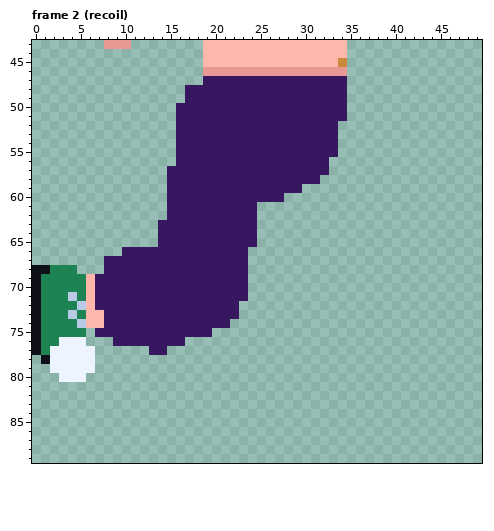
File history of a pixel-art file, Assets/Sprites/Personajes/personajePrincipal.aseprite. The picture above was drawn from the file before the commit.
50x90 pixels, 9 frames. Colours within 5 levels of each other are drawn and written as one. Shown: frame 2 (recoil): x 0..49, y 43..89. The commit also changed other frames or places, which this record leaves out.
Once edited:
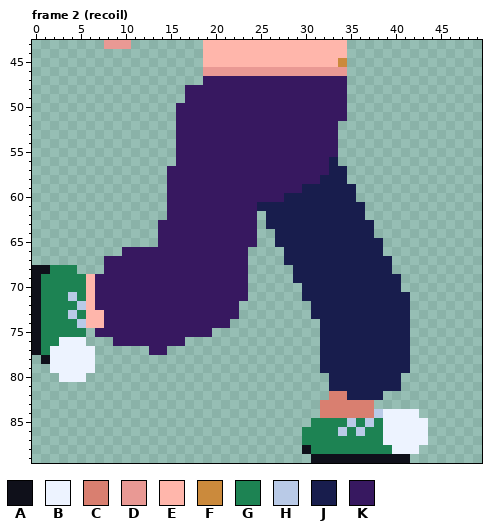
Palette (. is transparent): A #0f101a  B #edf3ff  C #d97f70  D #e99994  E #ffb6ab  F #cb8a3c  G #1d8353  H #b9cae7  J #181d4d  K #371860
Edits made:
layer "pierna detras" now shown
Frame 2 (recoil), layer "pierna detras":
y 56: x 33 . -> J
y 57: x 33..34 .. -> JJ
y 58: x 32..34 ... -> JJJ
y 59: x 30..35 ...... -> JJJJJJ
y 60: x 28..35 ........ -> JJJJJJJJ
y 61: x 25..36 ............ -> JJJJJJJJJJJJ
y 62: x 26..36 ........... -> JJJJJJJJJJJ
y 63: x 26..37 ............ -> JJJJJJJJJJJJ
y 64: x 27..37 ........... -> JJJJJJJJJJJ
y 65: x 27..38 ............ -> JJJJJJJJJJJJ
y 66: x 28..38 ........... -> JJJJJJJJJJJ
y 67: x 28..39 ............ -> JJJJJJJJJJJJ
y 68: x 29..39 ........... -> JJJJJJJJJJJ
y 69: x 29..40 ............ -> JJJJJJJJJJJJ
y 70: x 30..40 ........... -> JJJJJJJJJJJ
y 71: x 30..41 ............ -> JJJJJJJJJJJJ
y 72..73: x 31..41 ........... -> JJJJJJJJJJJ
y 74..79: x 32..41 .......... -> JJJJJJJJJJ
y 80..81: x 33..40 ........ -> JJJJJJJJ
y 82: x 33..38 ...... -> CCJJJJ
y 83: x 32..37 ...... -> CCCCCC
y 84: x 32..42 ........... -> CCCCCCHBBBB
y 85: x 31..43 ............. -> GGGGHGHGBBBBB
y 86: x 30..43 .............. -> GGGGHGHGGBBBBB
y 87: x 30..43 .............. -> GGGGGGGGGBBBBB
y 88: x 30..42 ............. -> AGGGGGGGGGBBB
y 89: x 31..41 ........... -> AAAAAAAAAAA
Boxes around the changes in both pictures, in picture pixels (x1, y1, x2, y2):
added: (257, 157, 428, 463)
